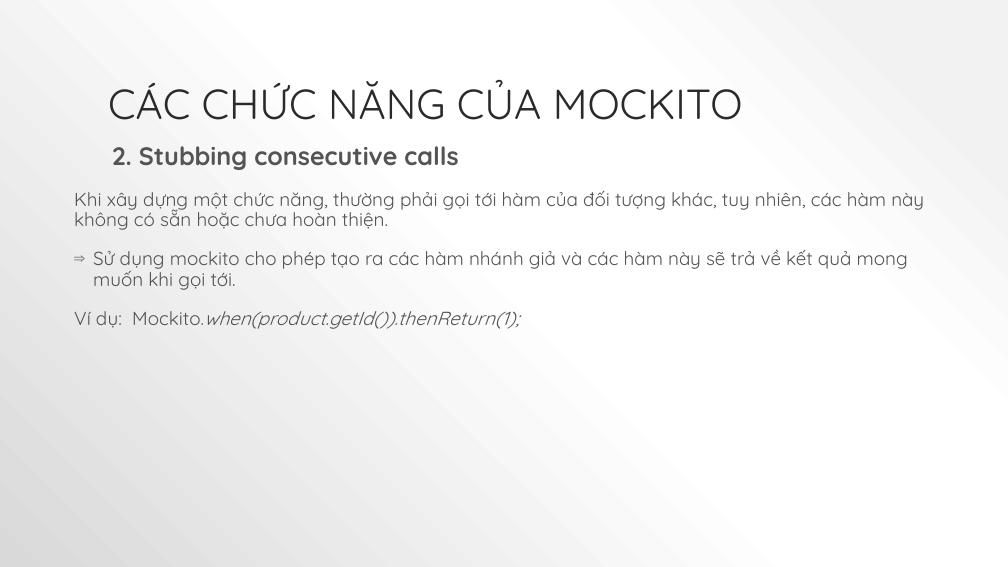
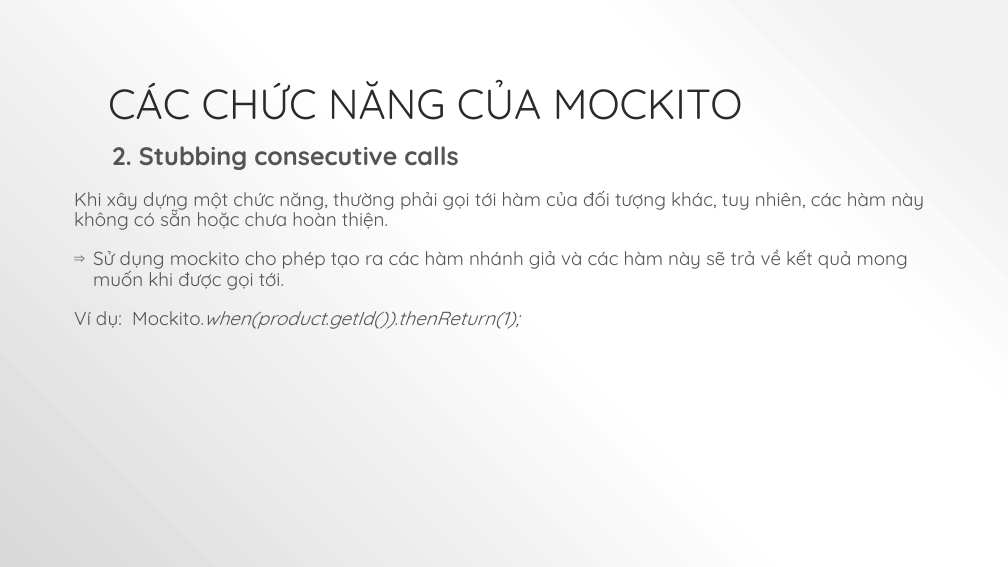
Before and after one commit to blueskyhtd/TDD, a slide deck: slide 6 of Documents/3. TDD - Mockito và PowerMock.pptx. Drawn at 1008x567 pixels with LibreOffice and Linux fonts; fonts in the diff are those of the drawing. Boxes give left, top, right and bottom in pixels: in the first picture for what was removed or moved away, otherwise in the second. Text is boxed around its words. In the diff, an @@ line names an element or a change of style, - is before the commit and + after.

Commit message:
update Mockito and PowerMock slide

```diff
--- a/Documents/3. TDD - Mockito và PowerMock.pptx
+++ b/Documents/3. TDD - Mockito và PowerMock.pptx
@@ text at box(93, 249, 908, 290): text changed @@
-⇒ Sử dụng mockito cho phép tạo ra các hàm nhánh giả và các hàm này sẽ trả về kết quả mong muốn khi gọi tới.
+⇒ Sử dụng mockito cho phép tạo ra các hàm nhánh giả và các hàm này sẽ trả về kết quả mong muốn khi được gọi tới.
```
Also in this commit, not shown: 2 other slides changed.
